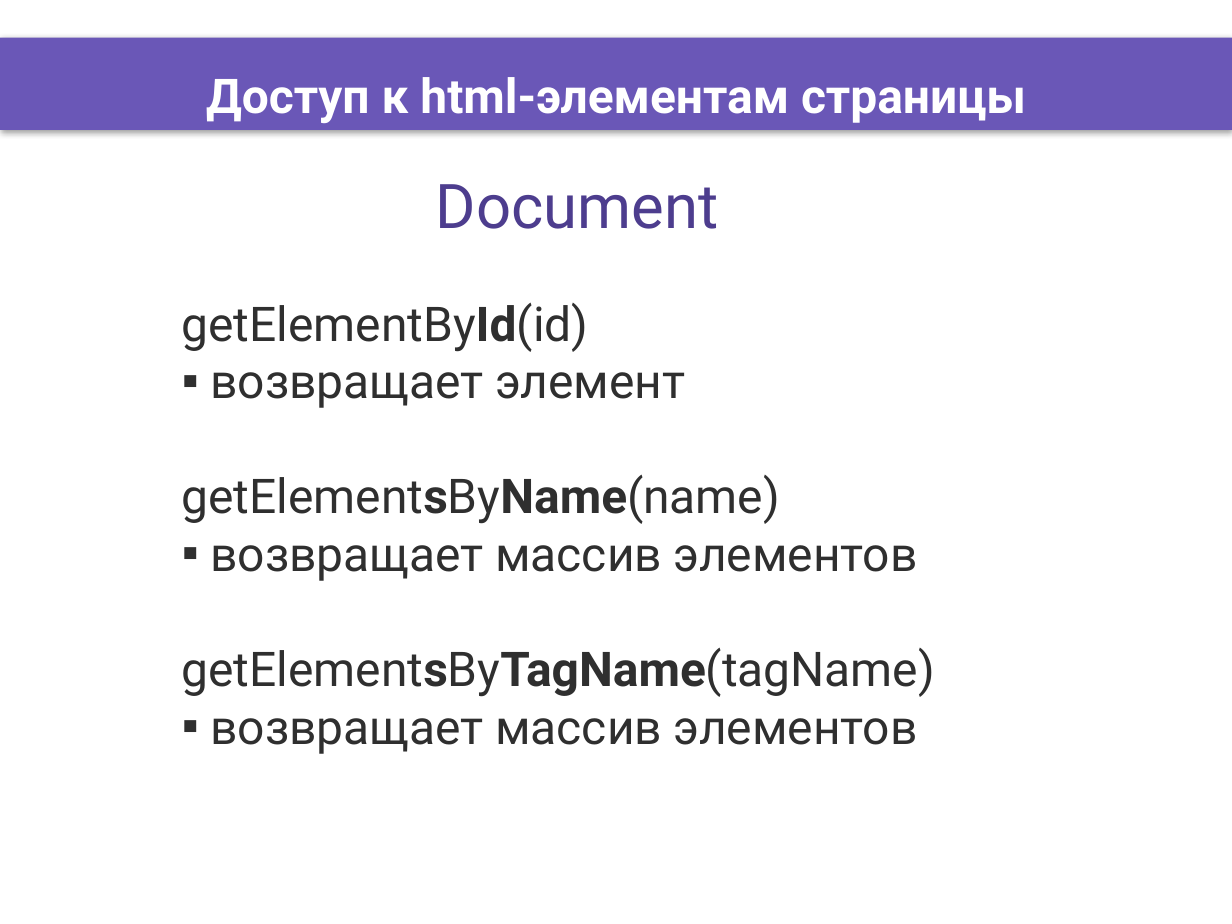
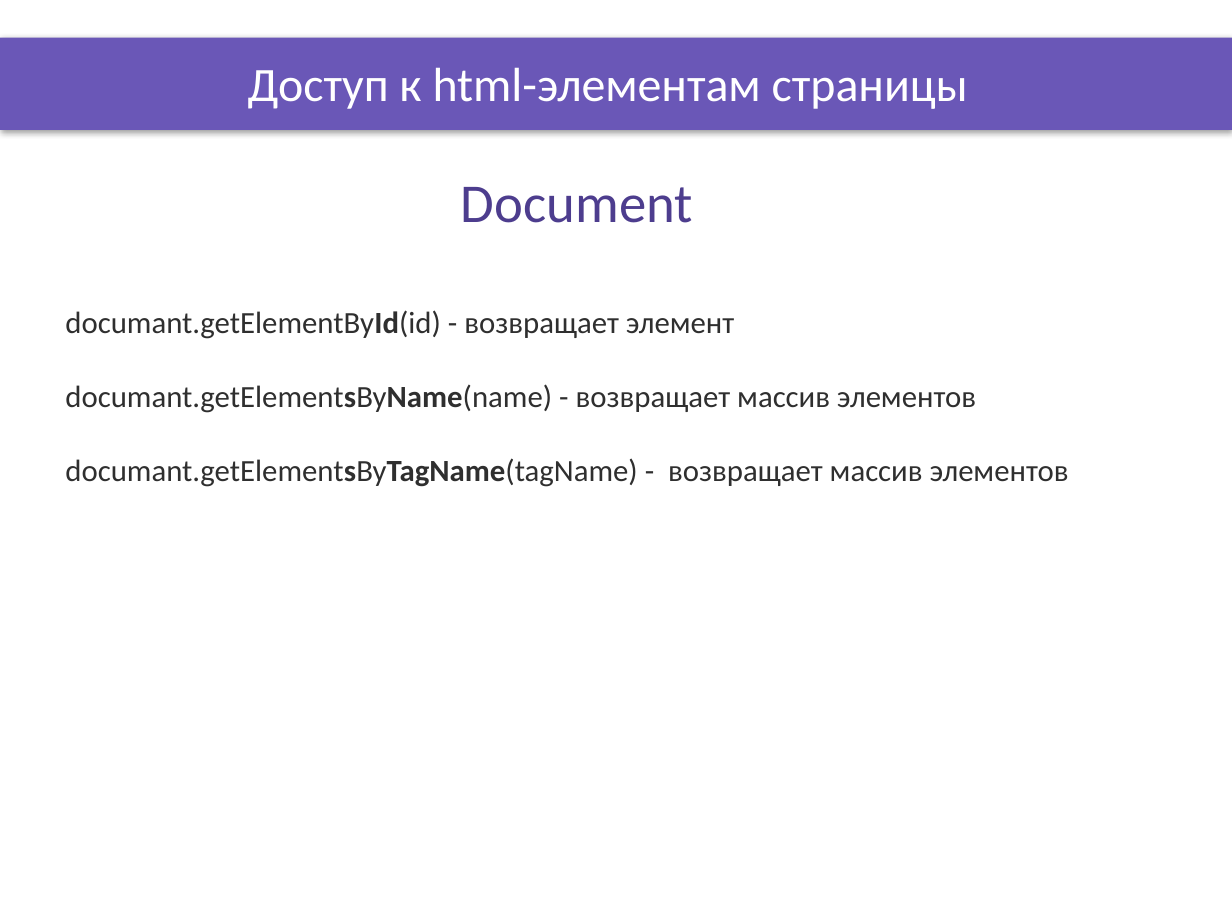
Before and after one commit to DinamickaDevelopment/ignite, a slide deck: slide 5 of JS/006_lesson/Presentation/Document_page_objects.pptx. Drawn at 1232x924 pixels with LibreOffice and Linux fonts; fonts in the diff are those of the drawing; background and template pictures are left out. Boxes give left, top, right and bottom in pixels: in the first picture for what was removed or moved away, otherwise in the second. Text is boxed around its words. In the diff, an @@ line names an element or a change of style, - is before the commit and + after.

```diff
--- a/JS/006_lesson/Presentation/Document_page_objects.pptx
+++ b/JS/006_lesson/Presentation/Document_page_objects.pptx
@@ title "Доступ к html-элементам страницы": place and size @@
-title "Доступ к html-элементам страницы" at [206,77,1026,123]
+title "Доступ к html-элементам страницы" at [248,67,968,109]
@@ title "Доступ к html-элементам страницы" at [248,67,968,109]: font Roboto to Calibri, bold off @@
@@ text "Document" at [461,187,693,223]: size 36 to 32 pt, font Roboto to Calibri @@
@@ text at [65,310,1069,487]: text changed; size 28 to 18 pt; font Roboto to Calibri @@
-getElementById(id)
-▪ возвращает элемент
-getElementsByName(name)
-▪ возвращает массив элементов
-getElementsByTagName(tagName)
-▪ возвращает массив элементов
+documant.getElementById(id) - возвращает элемент
+documant.getElementsByName(name) - возвращает массив элементов
+documant.getElementsByTagName(tagName) - возвращает массив элементов
```
Also in this commit, not shown: 6 other slides changed, 18 other files.
